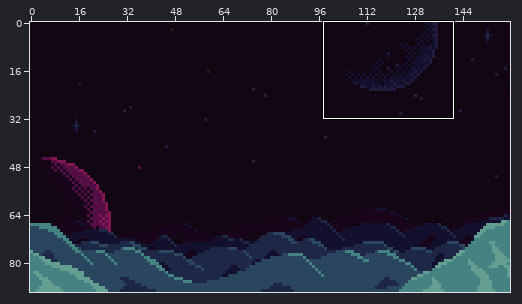
Sprite sheet: assets/images/included/background.png. The picture above shows the old version from afar; the outline marks the close-up.
Close-up. Before the commit:
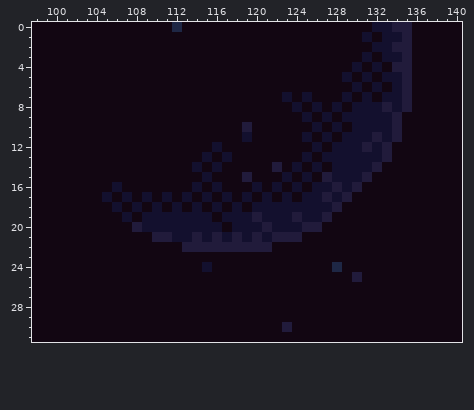
The file is 160x90 pixels. Shown: x 98..140, y 0..31.
After the commit:
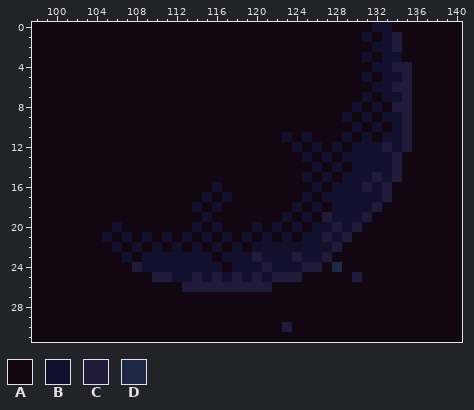
Palette (. is transparent): A #120612  B #13102e  C #211b3b  D #1e2745
What changed:
y 0: x 112 D -> A; x 134..135 CC -> AA
y 1: x 134..135 BC -> CA
y 2..3: x 135 C -> A
y 4: x 130 B -> A; x 133 A -> B
y 5: x 129 B -> A
y 6: x 130 B -> A; x 133..134 AB -> BC
y 7: x 123 B -> A; x 125 B -> A; x 129 B -> A
y 8: x 124 B -> A; x 126 B -> A; x 128 B -> A; x 131 B -> A; x 133..134 CB -> AC
y 9: x 125 B -> A; x 127 B -> A; x 130 B -> A; x 132 B -> A; x 134..135 CA -> BC
y 10: x 119 C -> A; x 126 B -> A; x 128 B -> A; x 131 B -> A; x 133..135 BCA -> ABC
y 11: x 119 B -> A; x 123 A -> B; x 127 B -> A; x 130 B -> A; x 132 C -> A; x 134..135 CA -> BC
y 12: x 116 B -> A; x 124 A -> B; x 129 B -> A; x 131 C -> B; x 134..135 AA -> BC
y 13: x 115 B -> A; x 117 B -> A; x 128 B -> A; x 133..134 CA -> BC
y 14: x 114 B -> A; x 116 B -> A; x 122 C -> A; x 124 B -> A; x 129 B -> A; x 132..134 CAA -> BBC
y 15: x 115 B -> A; x 119 C -> A; x 123 B -> A; x 127..128 CB -> BA; x 131..134 CAAA -> BCBC
y 16: x 106 B -> A; x 114 B -> A; x 120 B -> A; x 122 B -> A; x 124 B -> A; x 127..128 BC -> AB; x 130..133 CAAA -> BCBC
y 17: x 105 B -> A; x 107 B -> A; x 109 B -> A; x 111 B -> A; x 113 B -> A; x 119 B -> A; x 121 B -> A; x 123 B -> A; x 126..127 BC -> AB; x 129..133 CAAAA -> BBBBC
y 18: x 106 B -> A; x 108 B -> A; x 110 B -> A; x 112 B -> A; x 118 B -> A; x 120..123 BBBB -> AAAA; x 125 B -> A; x 127..132 BCAAAA -> ABBBBC
y 19: x 107 B -> A; x 109..114 BBBBBB -> AAAAAA; x 117..122 BBBCBB -> AAAAAA; x 124 C -> A; x 126 B -> A; x 128..131 AAAA -> BBBC
y 20: x 106 A -> B; x 108..113 CBBBBB -> AAAAAA; x 115 B -> A; x 118..119 BB -> AA; x 121 C -> A; x 123 B -> A; x 125..130 CCAAAA -> ABBCBC
y 21: x 105 A -> B; x 107 A -> B; x 109..112 ACCB -> BABA; x 114 C -> A; x 116 C -> A; x 118 C -> A; x 120 C -> A; x 122..129 CCCAAAAA -> ABABBCBC
y 22: x 106 A -> B; x 108 A -> B; x 110 A -> B; x 112..128 ACCCCCCCCCAAAAAAA -> BABABABABBBBBBBBC
y 23: x 107 A -> B; x 109..115 AAAAAAA -> BBBBBBB; x 117..127 AAAAAAAAAAA -> BBBCBBBCBBC
y 24: x 108..114 AAAAAAA -> CBBBBBB; x 116 A -> B; x 118..126 AAAAAAAAA -> BBBCBBBCC
y 25: x 110..124 AAAAAAAAAAAAAAA -> CCBBCBCBCBCBCCC
y 26: x 113..121 AAAAAAAAA -> CCCCCCCCC
Boxes around the changes in both close-ups, in picture pixels (x1, y1, x2, y2):
changed: (102, 22, 412, 292)
